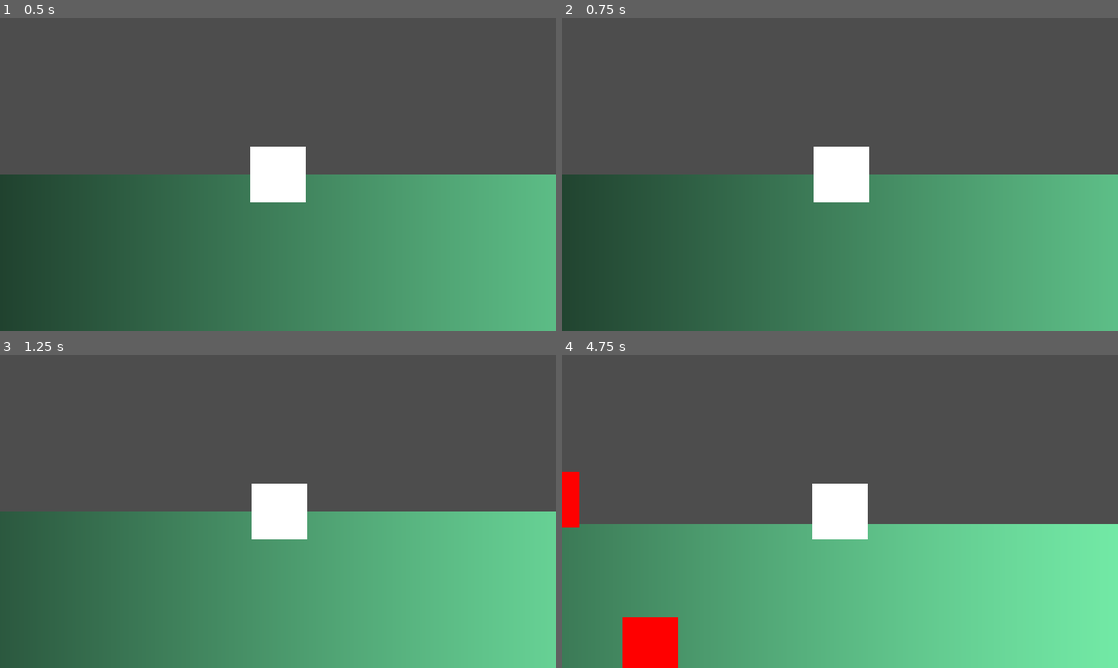
Above: before the commit, frames 1-4 (two rows, left to right).
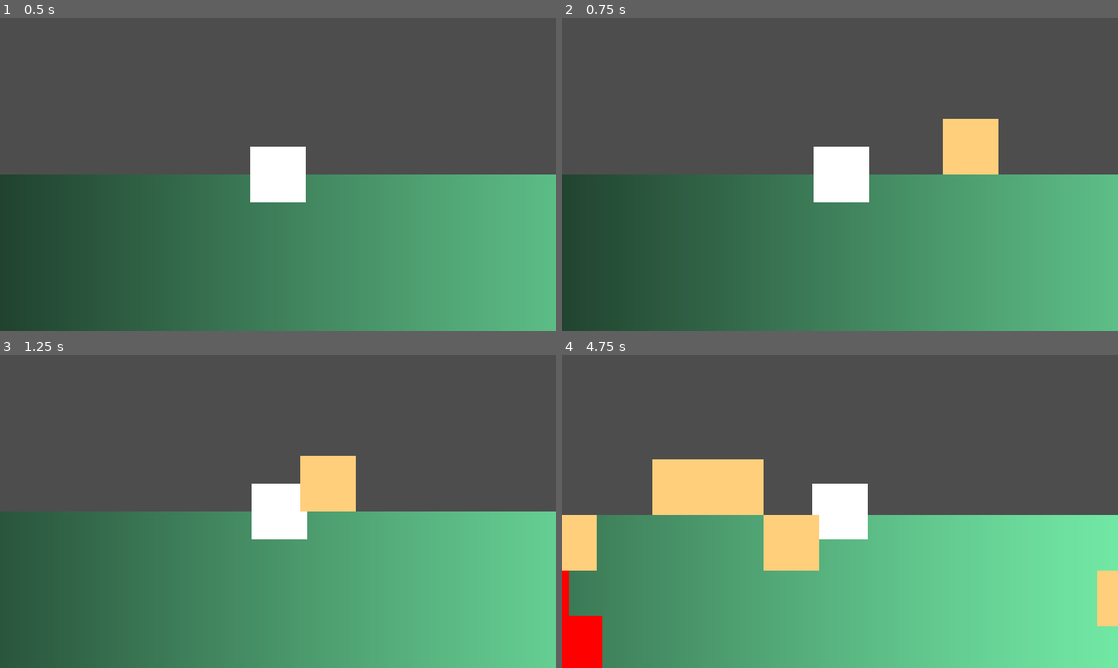
Above: after the commit, the same moments.

Repository: TylerPelaez/pixel-game-jam
Game: Godot game, scene res://Scenes/TestScene.tscn
The game is run twice, just before and just after one commit, with the same random seed, the same clock (stepped at 60 frames per second) and the same inputs.
Inputs (mouse positions are in pixels of both pictures, inside the frame that each line leads up to):
- Up to frame 1 (0.5 s): no input
- Up to frame 2 (0.75 s): tap Enter at 0.5 s; move the mouse to (962, 158) at 0.52 s; hold Right (ui_right) from 0.53 s (still down); hold 1 (Place Trap 1, bound only after the commit) from 0.53 s (still down); click (962, 158) at 0.67 s
- Up to frame 3 (1.25 s): keep holding Right (ui_right); keep holding 1 (Place Trap 1, bound only after the commit)
- Up to frame 4 (4.75 s): move the mouse to (728, 527) at 1.27 s; release Right (ui_right) at 1.28 s; release 1 (Place Trap 1, bound only after the commit) at 1.28 s; hold Down (ui_down) 1.28-2.03 s; tap 1 (Place Trap 1, bound only after the commit) at 1.35, 2.85, 4.35 s; click (728, 527) at 1.42 s; move the mouse to (895, 442) at 2.02 s; hold Right (ui_right) 2.03-2.78 s; hold 1 (Place Trap 1, bound only after the commit) 2.03-2.78 s; click (895, 442) at 2.17 s; move the mouse to (812, 574) at 2.77 s; hold Up (ui_up) 2.78-3.53 s; click (812, 574) at 2.92 s; move the mouse to (1006, 558) at 3.52 s; hold 1 (Place Trap 1, bound only after the commit) 3.53-4.28 s; hold Left (ui_left) from 3.53 s (still down); click (1006, 558) at 3.67 s; move the mouse to (673, 464) at 4.27 s; click (673, 464) at 4.42 s

Frame 1 is identical in both runs. In frame 2, 1.8% of the frame differs, in the area x 68-79%, y 32-50%; in frame 3, 1.8%; in frame 4, 13%, in the area x 0-100%, y 33-100%.

Commit message:
Add block placement by pressing #1

Diff:
--- a/Player/Core.tscn
+++ b/Player/Core.tscn
@@ -36,7 +36,8 @@
 max_health = 20
 
 [node name="StaticBody2D" type="StaticBody2D" parent="."]
-collision_mask = 34
+collision_layer = 65
+collision_mask = 98
 
 [node name="CollisionShape2D" type="CollisionShape2D" parent="StaticBody2D"]
 shape = SubResource("RectangleShape2D_u77lf")
--- /dev/null
+++ b/Player/Traps/Trap.gd
@@ -0,0 +1,11 @@
+extends Node2D
+
+
+# Called when the node enters the scene tree for the first time.
+func _ready():
+	pass # Replace with function body.
+
+
+# Called every frame. 'delta' is the elapsed time since the previous frame.
+func _process(delta):
+	pass
--- /dev/null
+++ b/Player/Traps/Trap.tscn
@@ -0,0 +1,21 @@
+[gd_scene load_steps=4 format=3 uid="uid://bwr11fohp87hh"]
+
+[ext_resource type="Script" path="res://Player/Traps/Trap.gd" id="1_1mc55"]
+[ext_resource type="Texture2D" uid="uid://bxn8kvm570f80" path="res://Textures/Test/White.png" id="2_hspgu"]
+
+[sub_resource type="RectangleShape2D" id="RectangleShape2D_difry"]
+size = Vector2(64, 64)
+
+[node name="Trap" type="Node2D"]
+script = ExtResource("1_1mc55")
+
+[node name="Sprite2D" type="Sprite2D" parent="."]
+modulate = Color(1, 0.811765, 0.482353, 1)
+texture = ExtResource("2_hspgu")
+
+[node name="StaticBody2D" type="StaticBody2D" parent="."]
+collision_layer = 65
+collision_mask = 98
+
+[node name="CollisionShape2D" type="CollisionShape2D" parent="StaticBody2D"]
+shape = SubResource("RectangleShape2D_difry")
--- /dev/null
+++ b/Player/Traps/TrapStandin.gd
@@ -0,0 +1,4 @@
+extends Node2D
+class_name TrapStandin
+
+@export var real_trap: PackedScene
--- /dev/null
+++ b/Player/Traps/TrapStandin.tscn
@@ -0,0 +1,13 @@
+[gd_scene load_steps=4 format=3 uid="uid://bcruqu6j56sxy"]
+
+[ext_resource type="Script" path="res://Player/Traps/TrapStandin.gd" id="1_kb56t"]
+[ext_resource type="Texture2D" uid="uid://bxn8kvm570f80" path="res://Textures/Test/White.png" id="1_yx0l3"]
+[ext_resource type="PackedScene" uid="uid://bwr11fohp87hh" path="res://Player/Traps/Trap.tscn" id="2_7o8dq"]
+
+[node name="TrapStandin" type="Node2D"]
+script = ExtResource("1_kb56t")
+real_trap = ExtResource("2_7o8dq")
+
+[node name="Sprite2D" type="Sprite2D" parent="."]
+modulate = Color(1, 0.811765, 0.482353, 0.498039)
+texture = ExtResource("1_yx0l3")
--- /dev/null
+++ b/Scenes/GridController.gd
@@ -0,0 +1,42 @@
+extends Node2D
+
+@export var trap_placement_prefab: PackedScene
+@export var GRID_SIZE_PIXELS: int = 64
+
+enum State {
+	DEFAULT,
+	PLACING
+}
+
+var state: State = State.DEFAULT
+var trap_placement_instance: Node2D
+
+func snap_to_grid(pos: Vector2) -> Vector2:
+	return Vector2(floor(pos.x / GRID_SIZE_PIXELS) * GRID_SIZE_PIXELS,  floor(pos.y / GRID_SIZE_PIXELS) * GRID_SIZE_PIXELS) + Vector2(GRID_SIZE_PIXELS / 2, GRID_SIZE_PIXELS / 2)
+
+func _process(delta):
+	match state:
+		State.DEFAULT:
+			return
+		State.PLACING:
+			var mouse_pos = get_global_mouse_position()
+			trap_placement_instance.global_position = snap_to_grid(mouse_pos)
+
+func _input(event):
+	if state == State.DEFAULT and event.is_action_pressed("Place Trap 1"):
+		start_placing()
+
+	if state == State.PLACING and event is InputEventMouseButton:
+		if event.button_index == MOUSE_BUTTON_LEFT and event.pressed:
+			place_trap(trap_placement_instance, snap_to_grid(get_global_mouse_position()))
+
+func start_placing():
+	state = State.PLACING
+	trap_placement_instance = trap_placement_prefab.instantiate()
+	get_tree().root.add_child.call_deferred(trap_placement_instance)
+
+func place_trap(current_trap: TrapStandin, pos):
+	var new_trap = current_trap.real_trap.instantiate()
+	get_tree().root.add_child(new_trap)
+	new_trap.position = pos
+	state = State.DEFAULT
--- /dev/null
+++ b/Scenes/GridController.tscn
@@ -0,0 +1,8 @@
+[gd_scene load_steps=3 format=3 uid="uid://bpc4qn3bix2nh"]
+
+[ext_resource type="Script" path="res://Scenes/GridController.gd" id="1_d6soy"]
+[ext_resource type="PackedScene" uid="uid://bcruqu6j56sxy" path="res://Player/Traps/TrapStandin.tscn" id="2_ndrmh"]
+
+[node name="GridController" type="Node2D"]
+script = ExtResource("1_d6soy")
+trap_placement_prefab = ExtResource("2_ndrmh")
--- a/Scenes/TestScene.tscn
+++ b/Scenes/TestScene.tscn
@@ -1,10 +1,11 @@
-[gd_scene load_steps=8 format=3 uid="uid://diohj4tqgqc7s"]
+[gd_scene load_steps=9 format=3 uid="uid://diohj4tqgqc7s"]
 
 [ext_resource type="Script" path="res://Scenes/GameController.gd" id="1_ja4hw"]
 [ext_resource type="PackedScene" uid="uid://dmhyo6tmrmtsh" path="res://Player/PlayerController.tscn" id="1_xlw7c"]
 [ext_resource type="Script" path="res://Scripts/Camera.gd" id="2_g67e5"]
 [ext_resource type="PackedScene" uid="uid://dc8c2m6m4pib0" path="res://Enemy/Enemy.tscn" id="3_50qa3"]
 [ext_resource type="PackedScene" uid="uid://clhjj6y2kg2ux" path="res://Player/Core.tscn" id="5_5uk77"]
+[ext_resource type="PackedScene" uid="uid://bpc4qn3bix2nh" path="res://Scenes/GridController.tscn" id="6_fjncl"]
 
 [sub_resource type="Curve" id="Curve_hax16"]
 _data = [Vector2(0, 0), 0.0, 0.0, 0, 0, Vector2(1, 1), 0.0, 0.0, 0, 0]
@@ -32,4 +33,6 @@
 player = NodePath("../Player")
 
 [node name="Core" parent="." instance=ExtResource("5_5uk77")]
-position = Vector2(0, -423)
+position = Vector2(-32, -416)
+
+[node name="GridController" parent="." instance=ExtResource("6_fjncl")]
--- a/project.godot
+++ b/project.godot
@@ -53,6 +53,11 @@
 , Object(InputEventKey,"resource_local_to_scene":false,"resource_name":"","device":-1,"window_id":0,"alt_pressed":false,"shift_pressed":false,"ctrl_pressed":false,"meta_pressed":false,"pressed":false,"keycode":0,"physical_keycode":83,"key_label":0,"unicode":115,"echo":false,"script":null)
 ]
 }
+"Place Trap 1"={
+"deadzone": 0.5,
+"events": [Object(InputEventKey,"resource_local_to_scene":false,"resource_name":"","device":-1,"window_id":0,"alt_pressed":false,"shift_pressed":false,"ctrl_pressed":false,"meta_pressed":false,"pressed":false,"keycode":0,"physical_keycode":49,"key_label":0,"unicode":49,"echo":false,"script":null)
+]
+}
 
 [layer_names]
 
